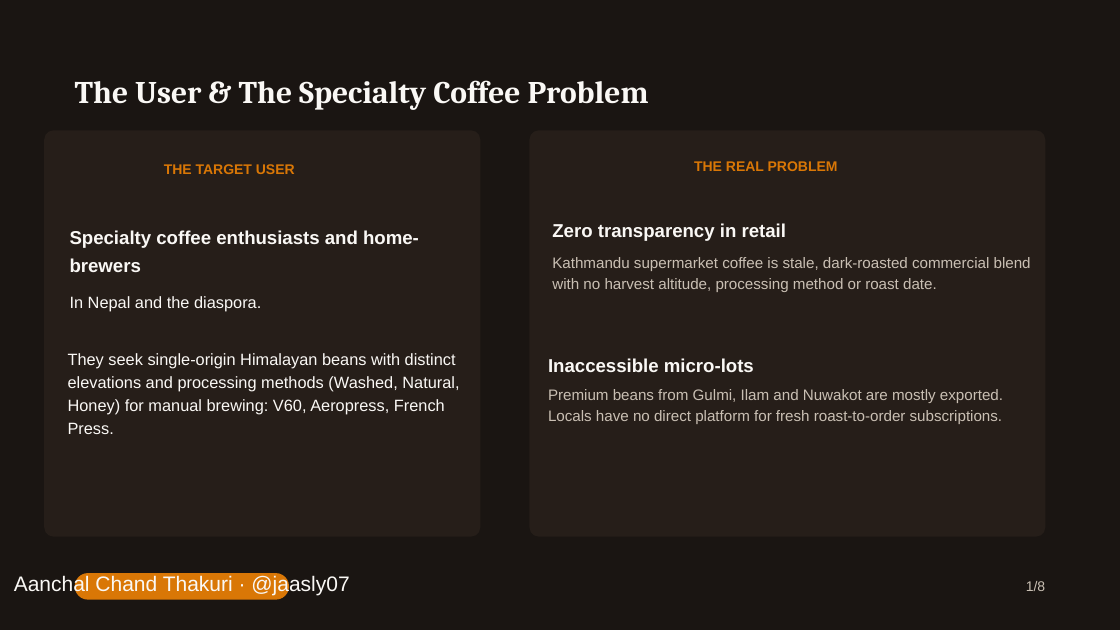
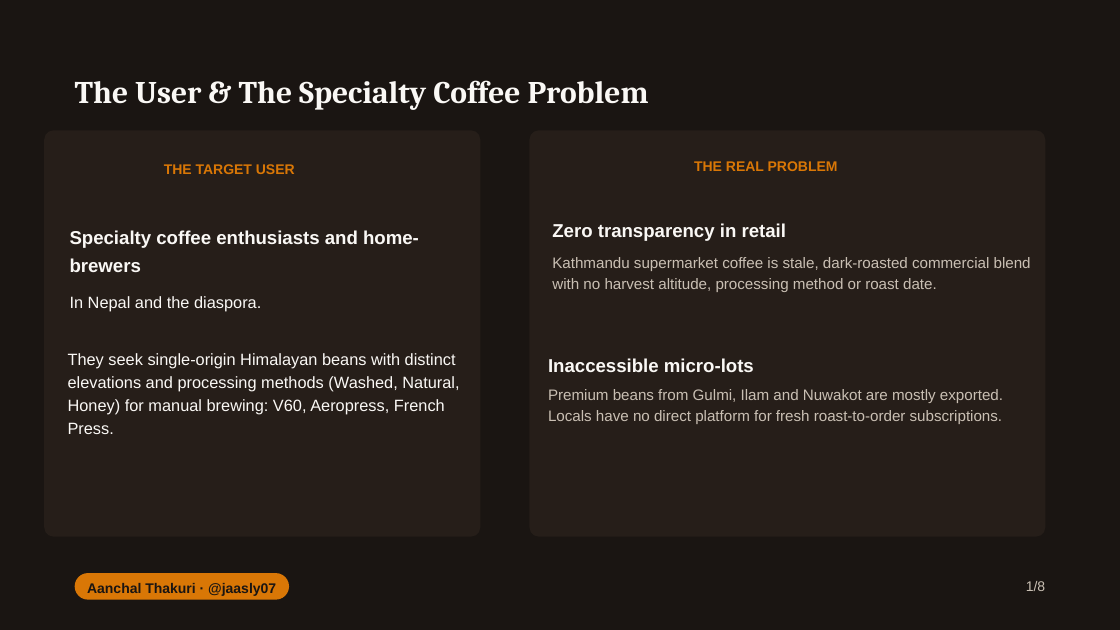
Before and after one commit to CapstoneDesign-Fall2026-UlsanCollege/team_2_capstone_design, a slide deck: slide 2 of docs/week-07/BrewMellow_Midterm_Presentation.pptx. Drawn at 1120x630 pixels with LibreOffice and Linux fonts; fonts in the diff are those of the drawing. Boxes give left, top, right and bottom in pixels: in the first picture for what was removed or moved away, otherwise in the second. Text is boxed around its words. In the diff, an @@ line names an element or a change of style, - is before the commit and + after.

```diff
--- a/docs/week-07/BrewMellow_Midterm_Presentation.pptx
+++ b/docs/week-07/BrewMellow_Midterm_Presentation.pptx
@@ text in freeform shape at [87,583,276,596]: text changed; size 18 to 12 pt; text colour #FAF8F5 to #1A1512; bold on @@
-Aanchal Chand Thakuri · @jaasly07
+Aanchal Thakuri · @jaasly07
```
Also in this commit, not shown: 2 other slides changed.
